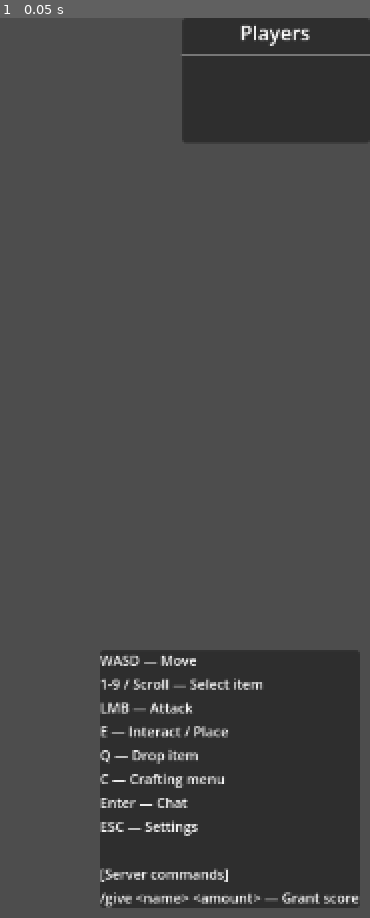
Above: before the commit, frame 1.
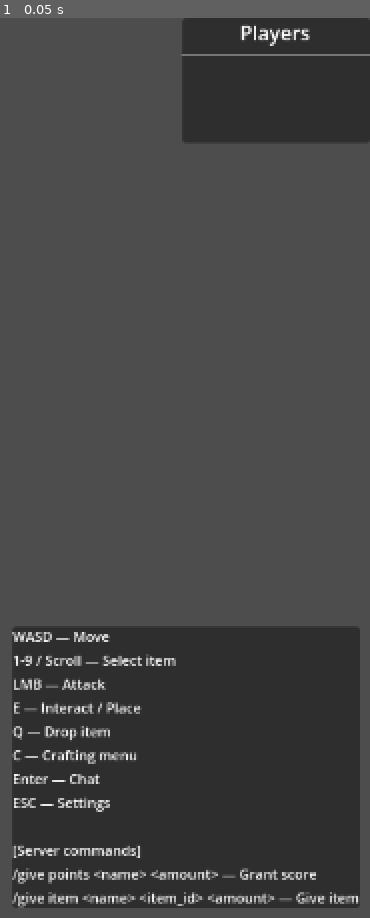
Above: after the commit, the same moment.

Repository: a1ex-w/SurvivorIO
Game: Godot game, scene res://scenes/ui/playersList/generalHud.tscn
Same seed, same stepped clock (60 frames per second), same inputs: the game is played once before the commit and once after it. This scene is started directly instead of the project's main scene.
Inputs:
- Up to frame 1 (0.05 s): no input

The runs differ from the first frame. In frame 1, 11% of the frame differs, in the area x 3-98%, y 67-99%.

Commit message:
Update controls overlay with new /give subcommands
Co-Authored-By: Claude Sonnet 4.6 <noreply@anthropic.com>

Diff:
--- a/scenes/ui/playersList/generalHud.tscn
+++ b/scenes/ui/playersList/generalHud.tscn
@@ -87,4 +87,5 @@
 ESC — Settings
 
 [Server commands]
-/give <name> <amount> — Grant score"
+/give points <name> <amount> — Grant score
+/give item <name> <item_id> <amount> — Give item"
